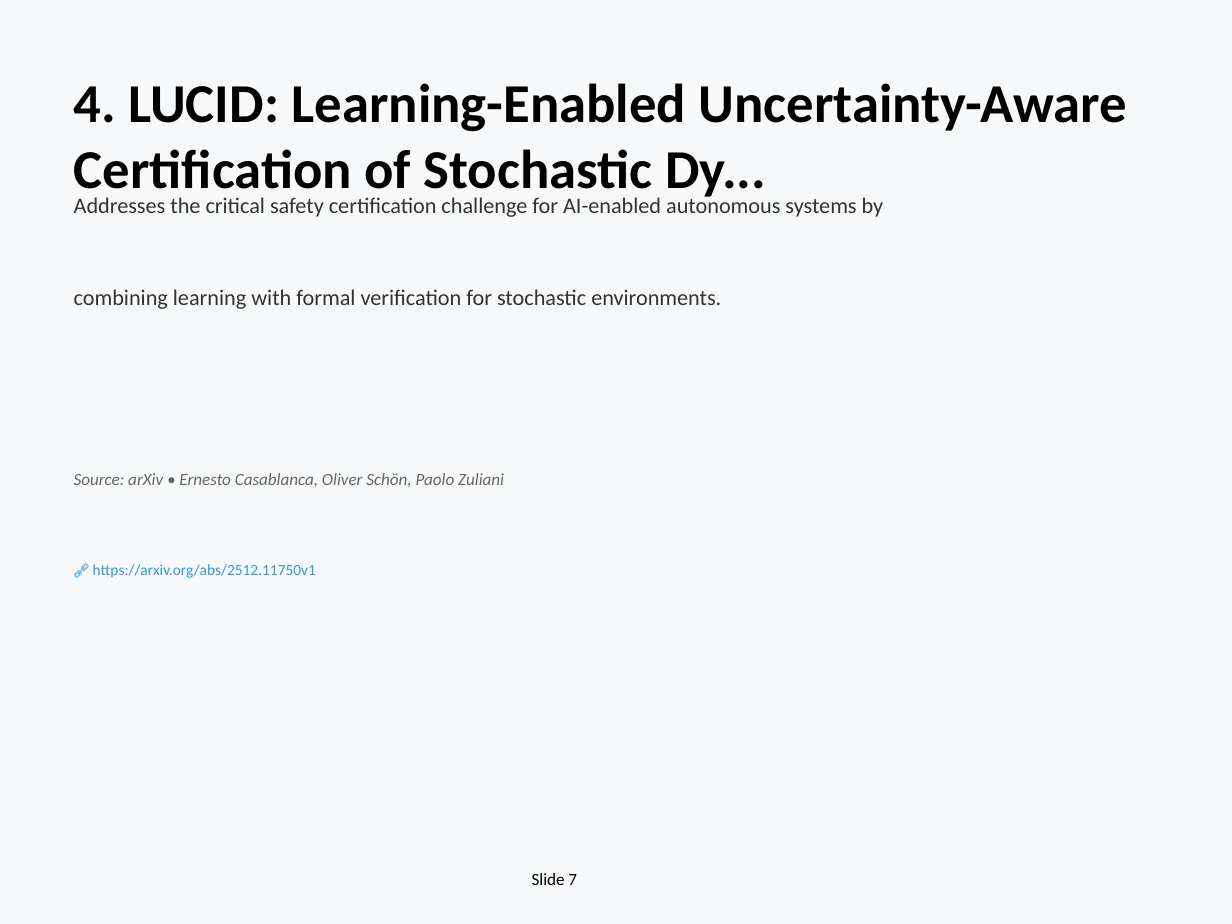
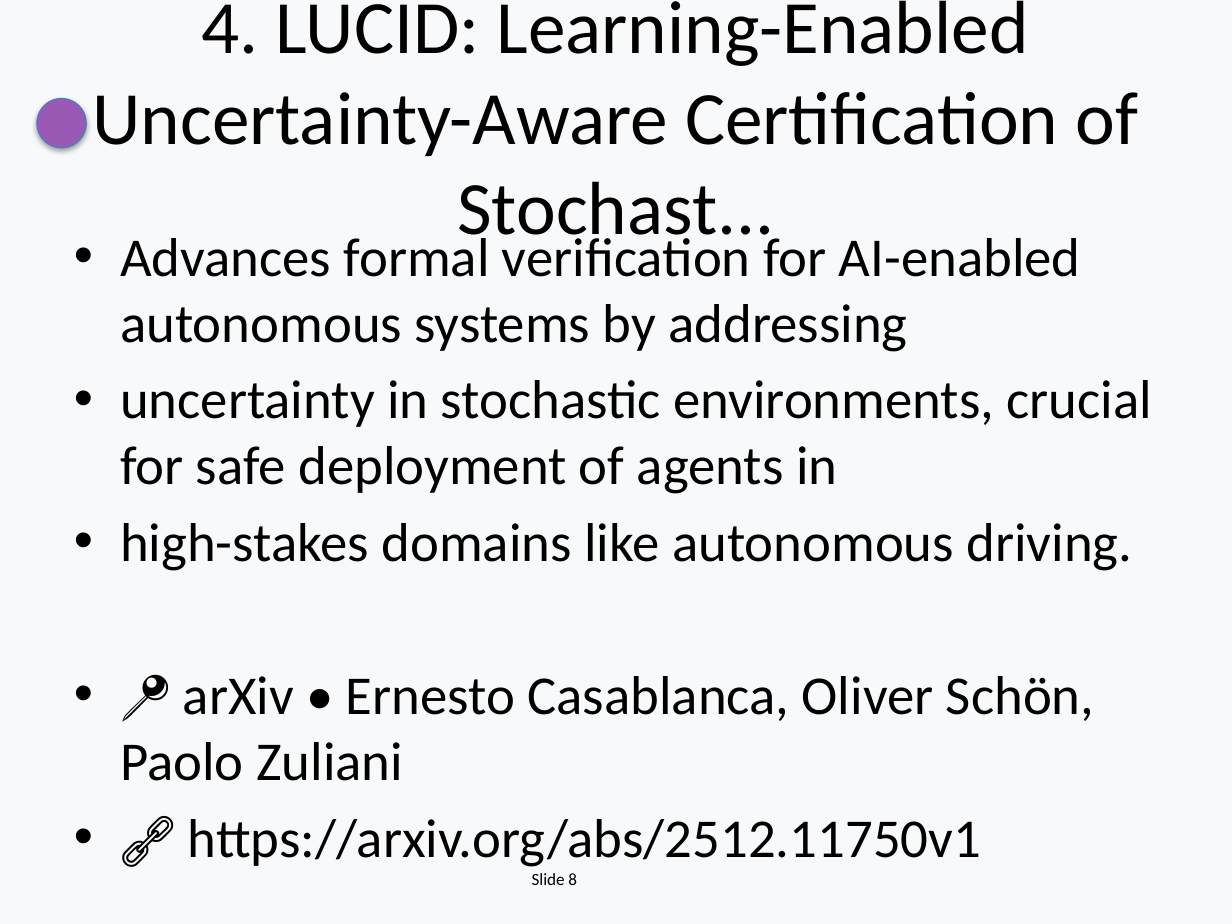
Before and after one commit to EiriniOr/ai-weekly-digest, a slide deck: slide 8 of AI_Weekly_2025-12-15.pptx (slide 7 before the commit). Drawn at 1232x924 pixels with LibreOffice and Linux fonts; fonts in the diff are those of the drawing. Boxes give left, top, right and bottom in pixels: in the first picture for what was removed or moved away, otherwise in the second. Text is boxed around its words. In the diff, an @@ line names an element or a change of style, - is before the commit and + after.

```diff
--- a/AI_Weekly_2025-12-15.pptx
+++ b/AI_Weekly_2025-12-15.pptx
@@ title "4. LUCID: Learning-Enabled Uncertainty-Aware Certification ..." at <box>92,0,1138,252</box>: vertical alignment top to middle @@
@@ title at <box>92,0,1138,252</box>: text changed; size 32 to 44 pt; bold off @@
-4. LUCID: Learning-Enabled Uncertainty-Aware Certification of Stochastic Dy...
+4. LUCID: Learning-Enabled Uncertainty-Aware Certification of Stochast...
@@ ellipse added at <box>37,99,86,148</box>, fill #9B59B6, outline #4B7EBC 0.75 pt @@
@@ text removed at <box>74,194,884,217</box> @@
-Addresses the critical safety certification challenge for AI-enabled autonomous systems by
@@ text added at <box>120,230,1152,867</box>, 32 pt, text #000000 @@
+• Advances formal verification for AI-enabled autonomous systems by addressing
+• uncertainty in stochastic environments, crucial for safe deployment of agents in
+• high-stakes domains like autonomous driving.
+• 📍 arXiv • Ernesto Casablanca, Oliver Schön, Paolo Zuliani
+• 🔗 https://arxiv.org/abs/2512.11750v1
@@ text removed at <box>74,289,721,309</box> @@
-combining learning with formal verification for stochastic environments.
@@ text removed at <box>74,473,504,487</box> @@
-Source: arXiv • Ernesto Casablanca, Oliver Schön, Paolo Zuliani
@@ text removed at <box>93,564,316,578</box> @@
-🔗 https://arxiv.org/abs/2512.11750v1
@@ text at <box>532,873,577,885</box>: text changed @@
-Slide 7
+Slide 8
```
Also in this commit, not shown: 16 other slides changed, 10 slides added, 8 slides removed, 1 other file.
